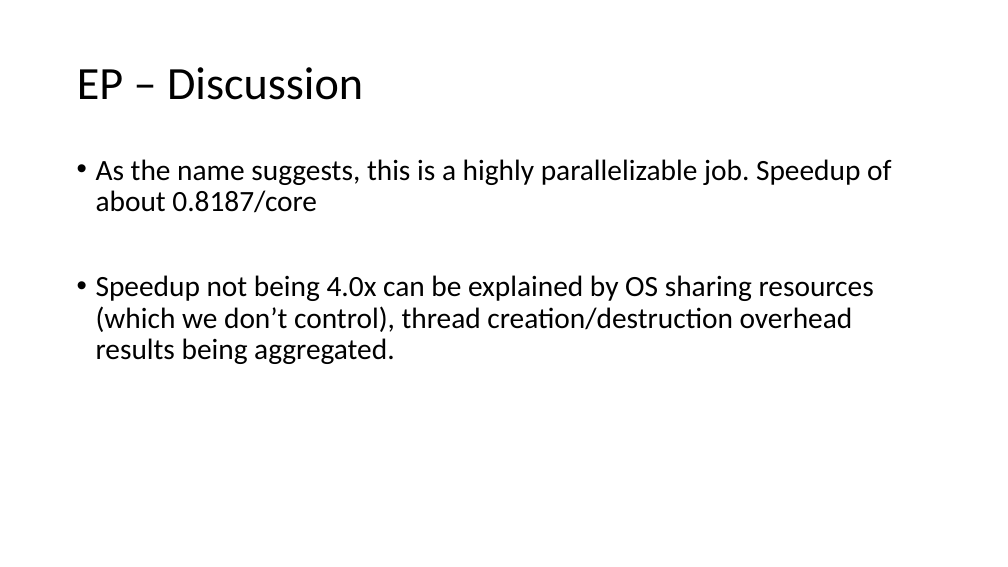
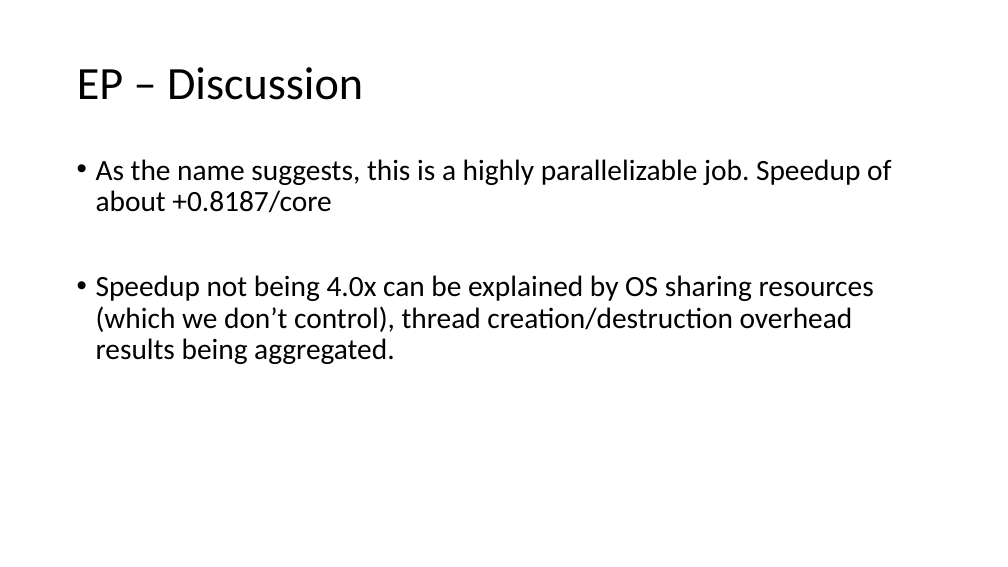
Before and after one commit to itomaldonado/multiprocessor-benchmarking-exploration, a slide deck: slide 14 of presentation.ppt. Drawn at 1008x567 pixels with LibreOffice and Linux fonts; fonts in the diff are those of the drawing. Boxes give left, top, right and bottom in pixels: in the first picture for what was removed or moved away, otherwise in the second. Text is boxed around its words. In the diff, an @@ line names an element or a change of style, - is before the commit and + after.

```diff
--- a/presentation.ppt
+++ b/presentation.ppt
@@ text at box(96, 159, 891, 213): text changed @@
-• As the name suggests, this is a highly parallelizable job. Speedup of about 0.8187/core
+• As the name suggests, this is a highly parallelizable job. Speedup of about +0.8187/core
```
Also in this commit, not shown: 7 other slides changed, 1 slide added.
